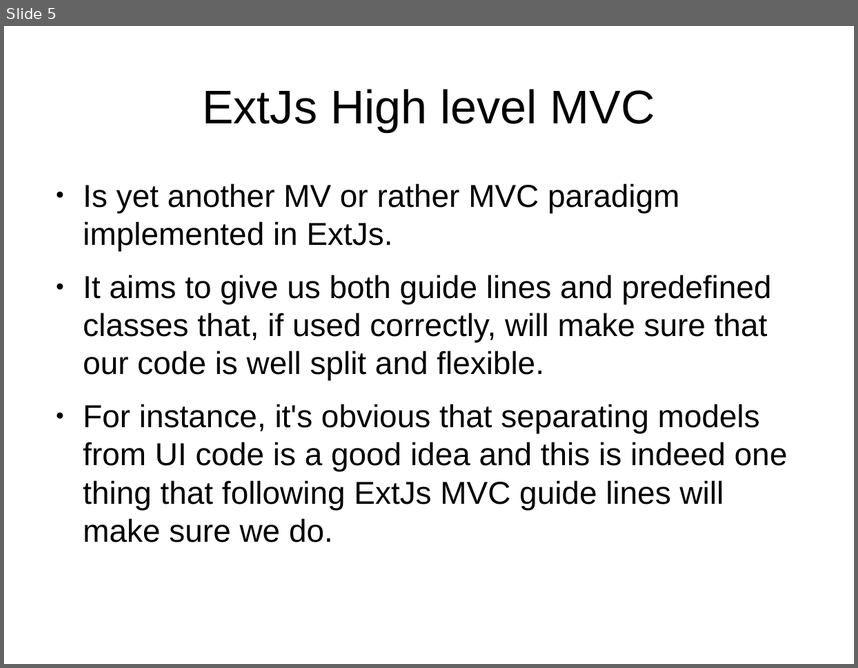
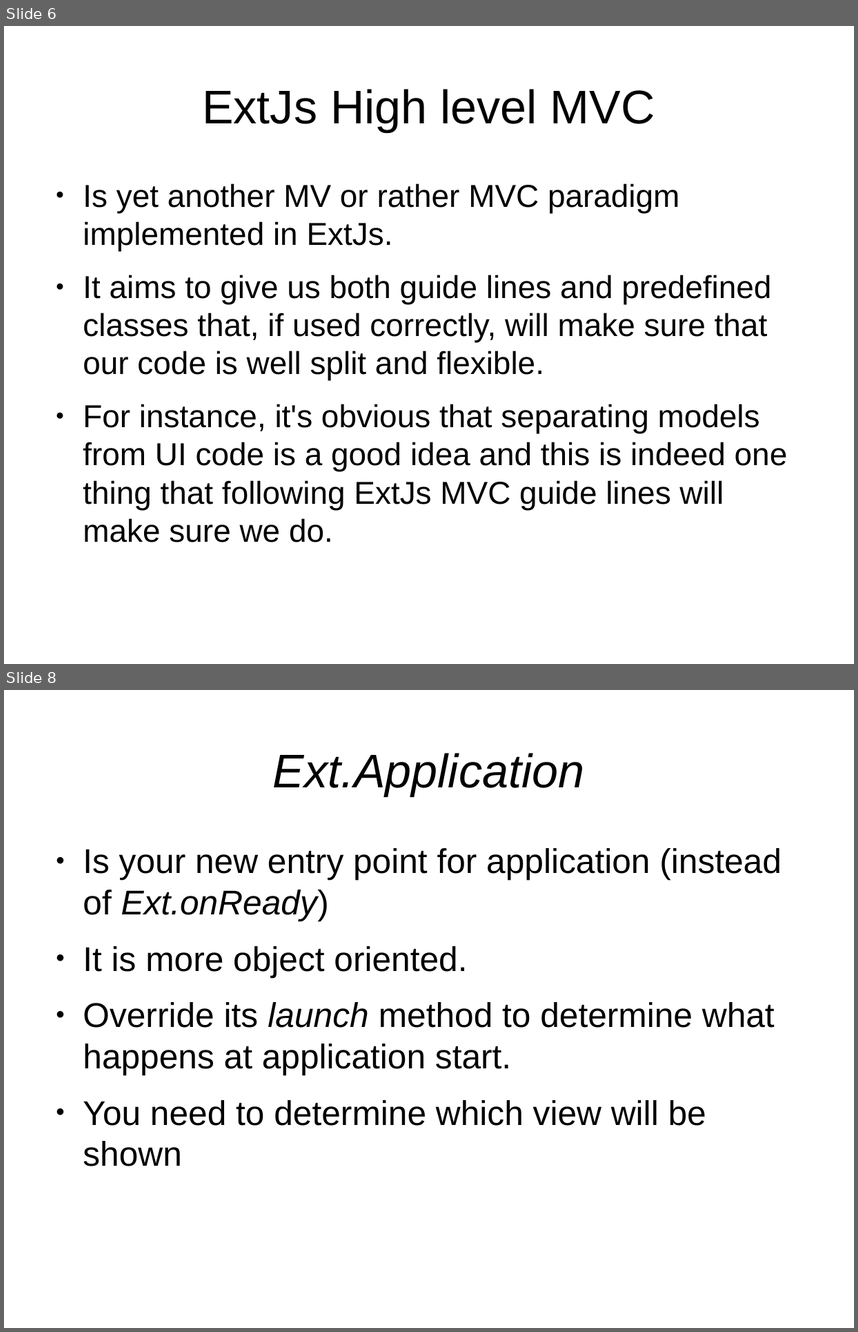
Before and after one commit to veltzer/demos, a slide deck: javascript/extjs/doc/extjs_mvc.odp. Shown one above the other, each under a label of ours: slide 5 before the commit, slides 6 and 8 after it; the slides between them are not shown. The pictures are 858x668 and 858x1332 pixels, drawn with LibreOffice and Linux fonts; fonts in the diff are those of the drawing. Boxes give left, top, right and bottom in pixels: in the first picture for what was removed or moved away, otherwise in the second. Text is boxed around its words. In the diff, an @@ line names an element or a change of style, - is before the commit and + after.

```diff
--- a/javascript/extjs/doc/extjs_mvc.odp
+++ b/javascript/extjs/doc/extjs_mvc.odp
@@ slide 8 added at bbox=[4, 690, 854, 1328], background #FFFFFF @@
@@ title added at bbox=[273, 753, 584, 796], 44 pt, text #000000, italic @@
+Ext.Application
@@ text added at bbox=[83, 848, 782, 1166], 32 pt, text #000000 @@
+● Is your new entry point for application (instead of Ext.onReady)
+● It is more object oriented.
+● Override its launch method to determine what happens at application start.
+● You need to determine which view will be shown
@@ what was slide 5 is now slide 6 @@
```
Also in this commit, not shown: 1 slide changed, 18 other slides added, 3 other files.
